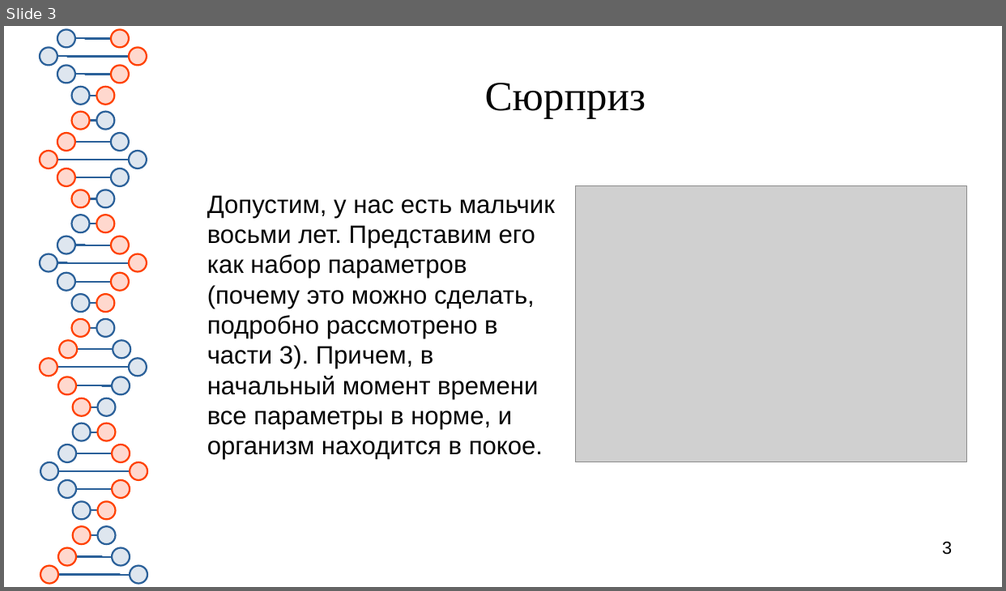
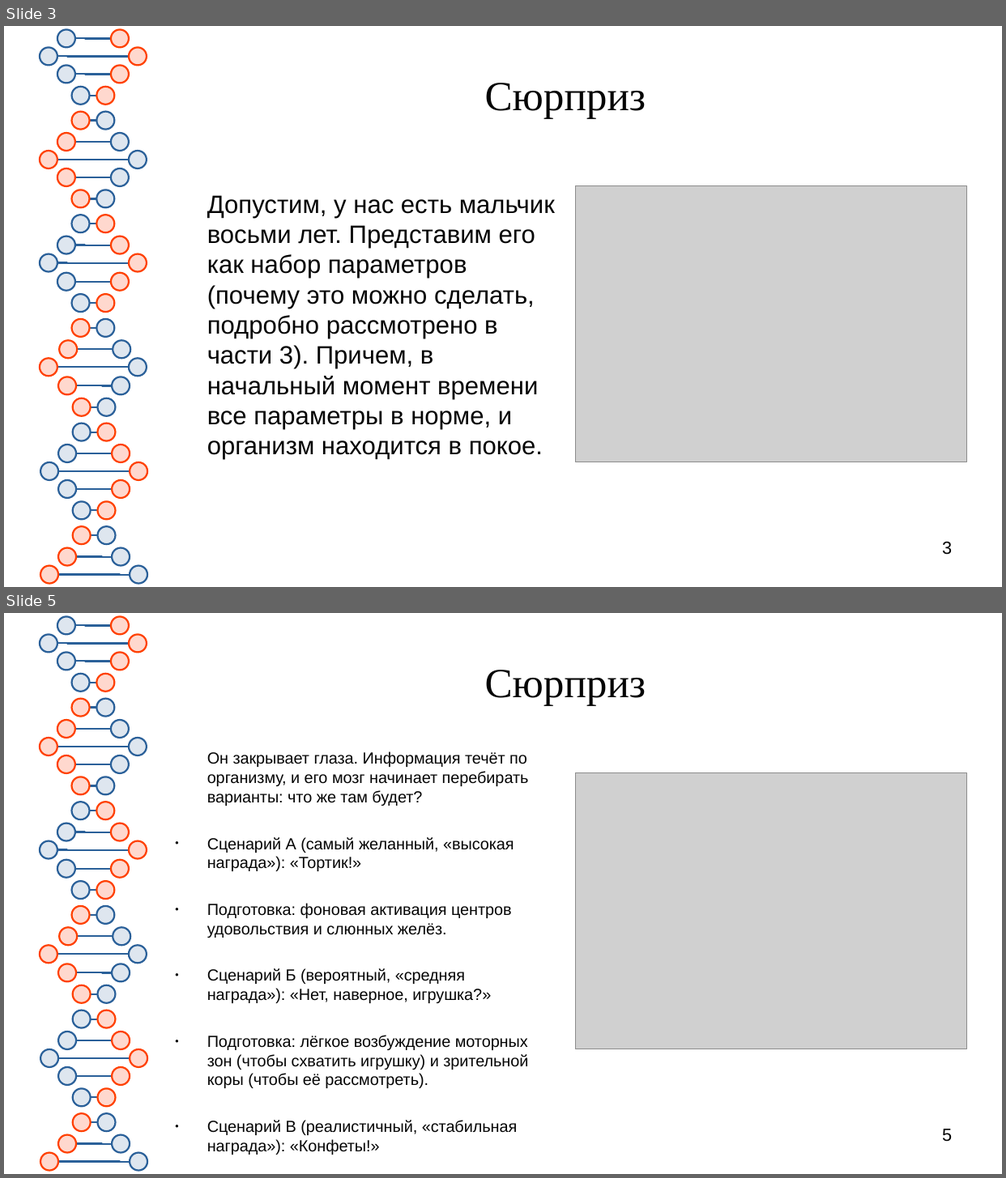
Before and after one commit to Chularev/articles, a slide deck: Psychology/5. Эмоциональный интеллект/Эмоциональный интеллект.odp. Shown one above the other, each under a label of ours: slide 3 before the commit, slides 3 and 5 after it; the slides between them are not shown. The pictures are 1006x591 and 1006x1178 pixels, drawn with LibreOffice and Linux fonts; fonts in the diff are those of the drawing; grey boxes stand for pictures. Boxes give left, top, right and bottom in pixels: in the first picture for what was removed or moved away, otherwise in the second. Text is boxed around its words. In the diff, an @@ line names an element or a change of style, - is before the commit and + after.

```diff
--- a/Psychology/5. Эмоциональный интеллект/Эмоциональный интеллект.odp
+++ b/Psychology/5. Эмоциональный интеллект/Эмоциональный интеллект.odp
@@ slide 5 added at bbox=[4, 613, 1002, 1174], background #FFFFFF; not listed: 81 template elements that a slide beside it also shows @@
@@ title added at bbox=[485, 670, 646, 705], 33 pt, text #050505 @@
+Сюрприз
@@ text added at bbox=[207, 752, 529, 1155], 12.8 pt, text #050505 @@
+Он закрывает глаза. Информация течёт по организму, и его мозг начинает перебирать варианты: что же там будет?
+● Сценарий А (самый желанный, «высокая награда»): «Тортик!»
+● Подготовка: фоновая активация центров удовольствия и слюнных желёз.
+● Сценарий Б (вероятный, «средняя награда»): «Нет, наверное, игрушка?»
+● Подготовка: лёгкое возбуждение моторных зон (чтобы схватить игрушку) и зрительной коры (чтобы её рассмотреть).
+● Сценарий В (реалистичный, «стабильная награда»): «Конфеты!»
+● Подготовка: стандартный «сладкий» паттерн ожидания, умеренный выброс дофамина.
@@ picture added at bbox=[575, 773, 966, 1050] @@
@@ page number added at bbox=[942, 1129, 952, 1142], 14 pt, text #000000 @@
+5
```
Also in this commit, not shown: 1 other slide added, 1 slide removed, 4 other files.
